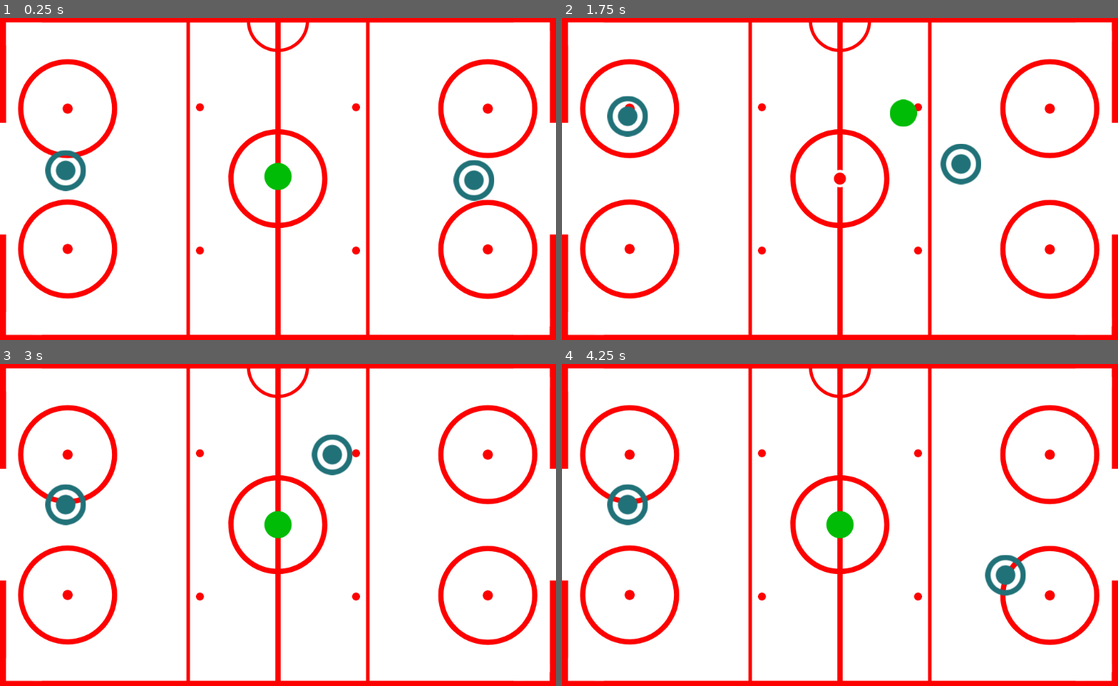
Above: before the commit, frames 1-4 (two rows, left to right).
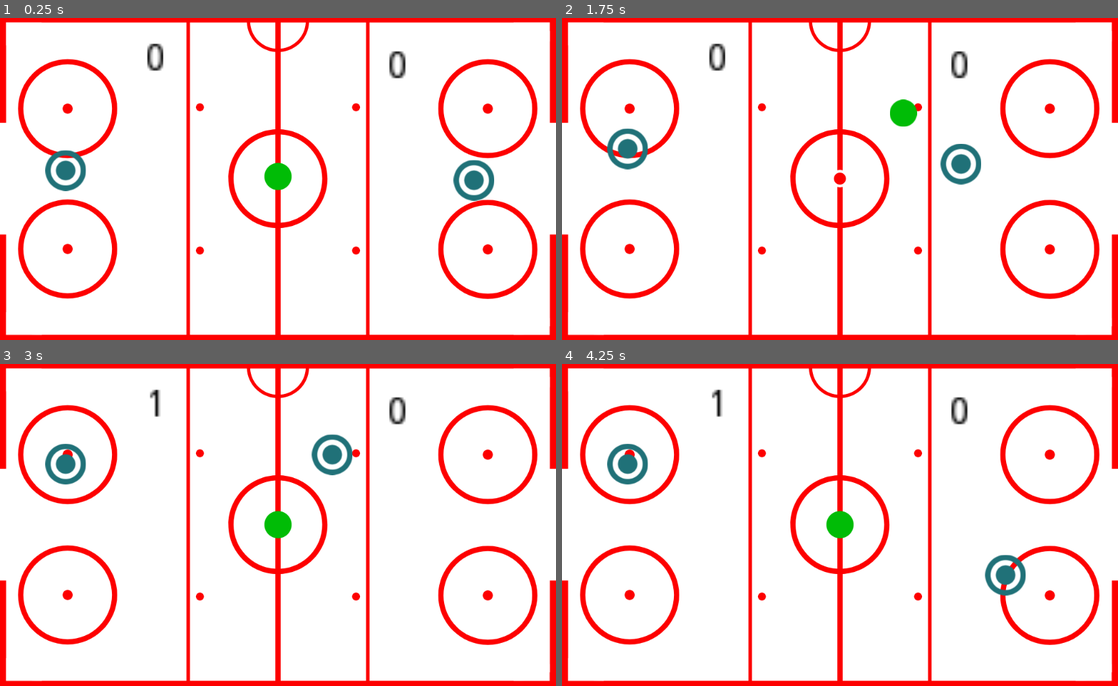
Above: after the commit, the same moments.

Repository: airpiazza/CS-4700-Pong
Game: Godot game, scene res://PongHockey/src/scenes/HockeyArena.tscn
The game is run twice, just before and just after one commit, with the same random seed, the same clock (stepped at 60 frames per second) and the same inputs. This scene is started directly instead of the project's main scene.
Inputs (mouse positions are in pixels of both pictures, inside the frame that each line leads up to):
- Up to frame 1 (0.25 s): no input
- Up to frame 2 (1.75 s): tap Enter at 0.5 s; move the mouse to (962, 162) at 0.52 s; hold Up (ui_up) 0.53-1.28 s; tap Space at 1.25 s; move the mouse to (728, 195) at 1.27 s; hold Down (ui_down) from 1.28 s (still down)
- Up to frame 3 (3 s): move the mouse to (333, 454) at 2.02 s; release Down (ui_down) at 2.03 s; hold Up (ui_up) from 2.03 s (still down); move the mouse to (250, 589) at 2.77 s
- Up to frame 4 (4.25 s): tap Enter at 3.5 s; move the mouse to (1006, 573) at 3.52 s; release Up (ui_up) at 3.53 s; hold Down (ui_down) from 3.53 s (still down)

The runs differ from the first frame. In frame 1, 0.4% of the frame differs, in the area x 26-73%, y 7-19%; in frame 2, 1.5%; in frame 3, 1.5%, in the area x 8-73%, y 7-51%; in frame 4, 1.5%.

Commit message:
added scoreboard

Diff:
--- a/PongHockey/src/scenes/HockeyArena.tscn
+++ b/PongHockey/src/scenes/HockeyArena.tscn
@@ -1,10 +1,11 @@
-[gd_scene load_steps=11 format=2]
+[gd_scene load_steps=12 format=2]
 
 [ext_resource path="res://pong/assets/wall.png" type="Texture" id=1]
 [ext_resource path="res://PongHockey/src/scenes/Rink.tscn" type="PackedScene" id=2]
 [ext_resource path="res://PongHockey/src/scenes/PlayerMallet.tscn" type="PackedScene" id=3]
 [ext_resource path="res://PongHockey/src/scenes/HockeyPuck.tscn" type="PackedScene" id=4]
 [ext_resource path="res://PongHockey/src/scenes/AIMallet.tscn" type="PackedScene" id=5]
+[ext_resource path="res://PongHockey/src/scenes/Scoreboard.tscn" type="PackedScene" id=6]
 
 [sub_resource type="ConvexPolygonShape2D" id=3]
 points = PoolVector2Array( 0, 0, 8, 0, 8, 8, 0, 8 )
@@ -79,3 +80,9 @@
 [node name="Puck" parent="." instance=ExtResource( 4 )]
 
 [node name="AIMallet" parent="." instance=ExtResource( 5 )]
+
+[node name="HockeyScoreboard" parent="." instance=ExtResource( 6 )]
+margin_left = 15.0
+margin_top = -44.0
+margin_right = 15.0
+margin_bottom = -44.0
--- /dev/null
+++ b/PongHockey/src/scenes/Scoreboard.gd
@@ -0,0 +1,20 @@
+extends Control
+
+
+# Declare member variables here. Examples:
+# var a = 2
+# var b = "text"
+onready var ai_score_node = get_node("HockeyAIScore")
+onready var player_score_node = get_node("HockeyPlayerScore")
+
+# Called when the node enters the scene tree for the first time.
+func _ready():
+	ai_score_node.text = str(Score.ai_score)
+	player_score_node.text = str(Score.player_score)
+	pass # Replace with function body.
+
+
+# Called every frame. 'delta' is the elapsed time since the previous frame.
+func _process(delta):
+	ai_score_node.text = str(Score.ai_score)
+	player_score_node.text = str(Score.player_score)
--- /dev/null
+++ b/PongHockey/src/scenes/Scoreboard.tscn
@@ -0,0 +1,32 @@
+[gd_scene load_steps=2 format=2]
+
+[ext_resource path="res://PongHockey/src/scenes/Scoreboard.gd" type="Script" id=1]
+
+[node name="HockeyScoreboard" type="Control"]
+anchor_right = 1.0
+anchor_bottom = 1.0
+script = ExtResource( 1 )
+__meta__ = {
+"_edit_use_anchors_": false
+}
+
+[node name="HockeyPlayerScore" type="Label" parent="."]
+margin_left = 697.0
+margin_top = 104.0
+margin_right = 705.0
+margin_bottom = 118.0
+rect_scale = Vector2( 5, 5 )
+custom_colors/font_color = Color( 0, 0, 0, 1 )
+text = "0"
+
+[node name="HockeyAIScore" type="Label" parent="."]
+margin_left = 251.0
+margin_top = 90.0
+margin_right = 259.0
+margin_bottom = 104.0
+rect_scale = Vector2( 5, 5 )
+custom_colors/font_color = Color( 0, 0, 0, 1 )
+text = "0"
+__meta__ = {
+"_edit_use_anchors_": false
+}
--- a/PongHockey/src/scripts/AIMallet.gd
+++ b/PongHockey/src/scripts/AIMallet.gd
@@ -21,9 +21,9 @@
 
 	if ball.velocity != Vector2.ZERO:
 		if ball.position.y < self.position.y:
-			velocity += Vector2.UP * (speed/2)
+			velocity += Vector2.UP * (speed/5)
 		if ball.position.y > self.position.y:
-			velocity += Vector2.DOWN * (speed/2)
+			velocity += Vector2.DOWN * (speed/5)
 
 
 	move_and_collide(velocity*delta)
--- a/PongHockey/src/scripts/HockeyPuck.gd
+++ b/PongHockey/src/scripts/HockeyPuck.gd
@@ -25,7 +25,7 @@
 		velocity = velocity.bounce(collision.normal)
 
 	if player_scored():
-#		increase_player_score()
+		increase_player_score()
 		toggle_ball_visibility()
 		reposition_ball()
 		stop_ball()
@@ -34,7 +34,7 @@
 		spawn_ball()
 
 	if ai_scored():
-#		increase_ai_score()
+		increase_ai_score()
 		toggle_ball_visibility()
 		reposition_ball()
 		stop_ball()
